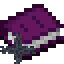
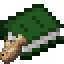
Revision of a layered w=64, h=64 image; what changed, layer by layer:
removed group "Level" (5 layers) over bbox(28, 40, 64, 60)
painted on "Effect" over bbox(0, 32, 34, 64)
showed "Tools" over bbox(0, 4, 64, 60)
hid "Armor" over bbox(0, 4, 64, 60)
